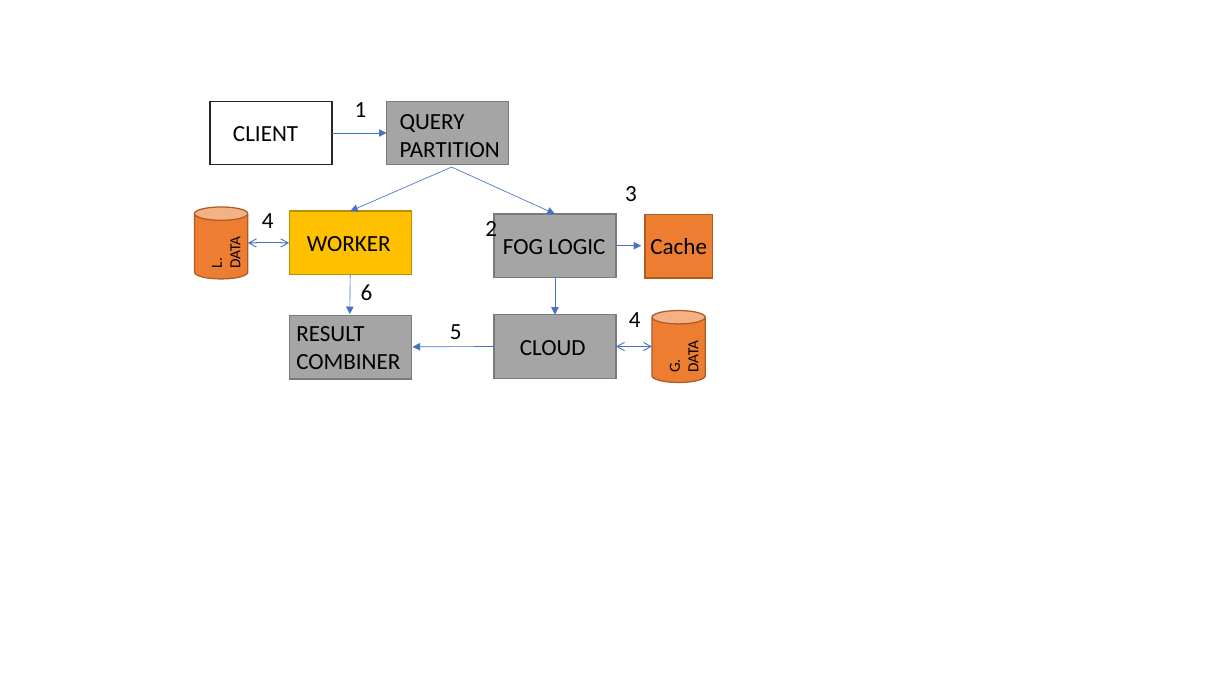
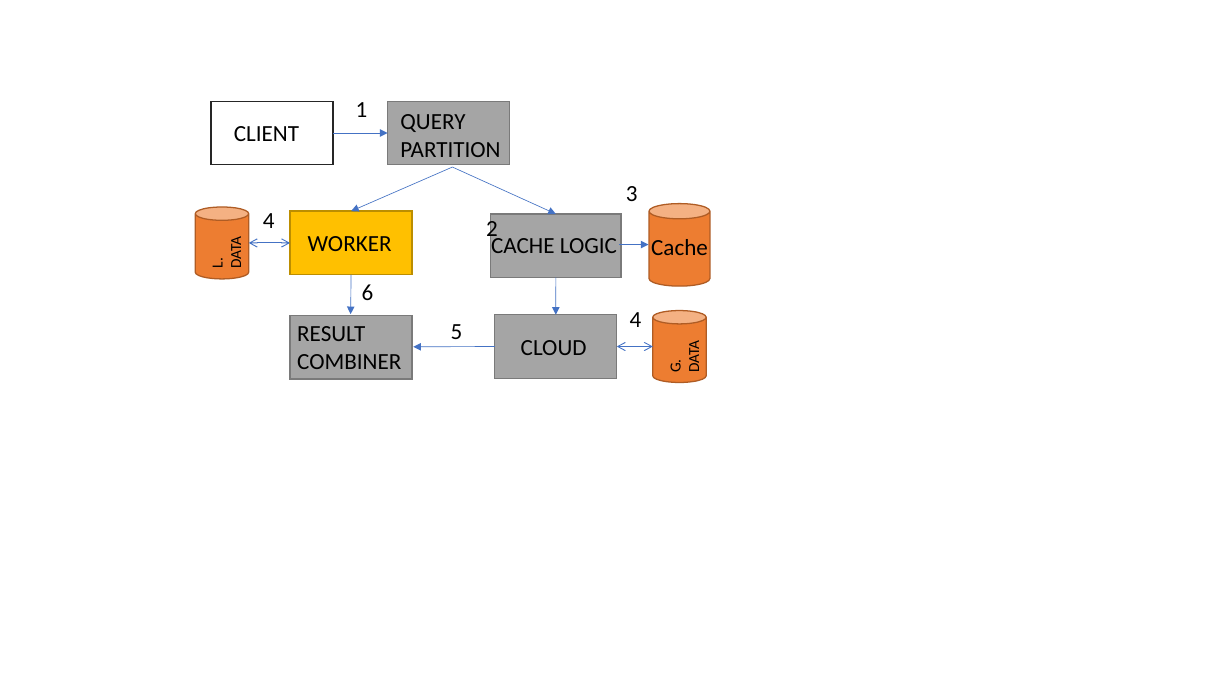
Before and after one commit to shriramrseee/ds256-jan2019, a slide deck: slide 3 of project/Diagrams.pptx. Drawn at 1232x693 pixels with LibreOffice and Linux fonts; fonts in the diff are those of the drawing. Boxes give left, top, right and bottom in pixels: in the first picture for what was removed or moved away, otherwise in the second. Text is boxed around its words. In the diff, an @@ line names an element or a change of style, - is before the commit and + after.

```diff
--- a/project/Diagrams.pptx
+++ b/project/Diagrams.pptx
@@ cylinder: place and size @@
-cylinder at <box>645,214,713,278</box>
+cylinder at <box>649,203,710,286</box>
@@ cylinder at <box>649,203,710,286</box>: rectangle to cylinder @@
@@ rectangle: place and size @@
-rectangle at <box>494,214,616,278</box>
+rectangle at <box>491,214,621,278</box>
@@ text at <box>491,234,617,253</box>: text changed @@
-FOG LOGIC
+CACHE LOGIC
@@ arrow moved from (616, 246) - (641, 246) to (619, 245) - (649, 245) @@
```
Also in this commit, not shown: 2 other slides changed, 8 other files.
